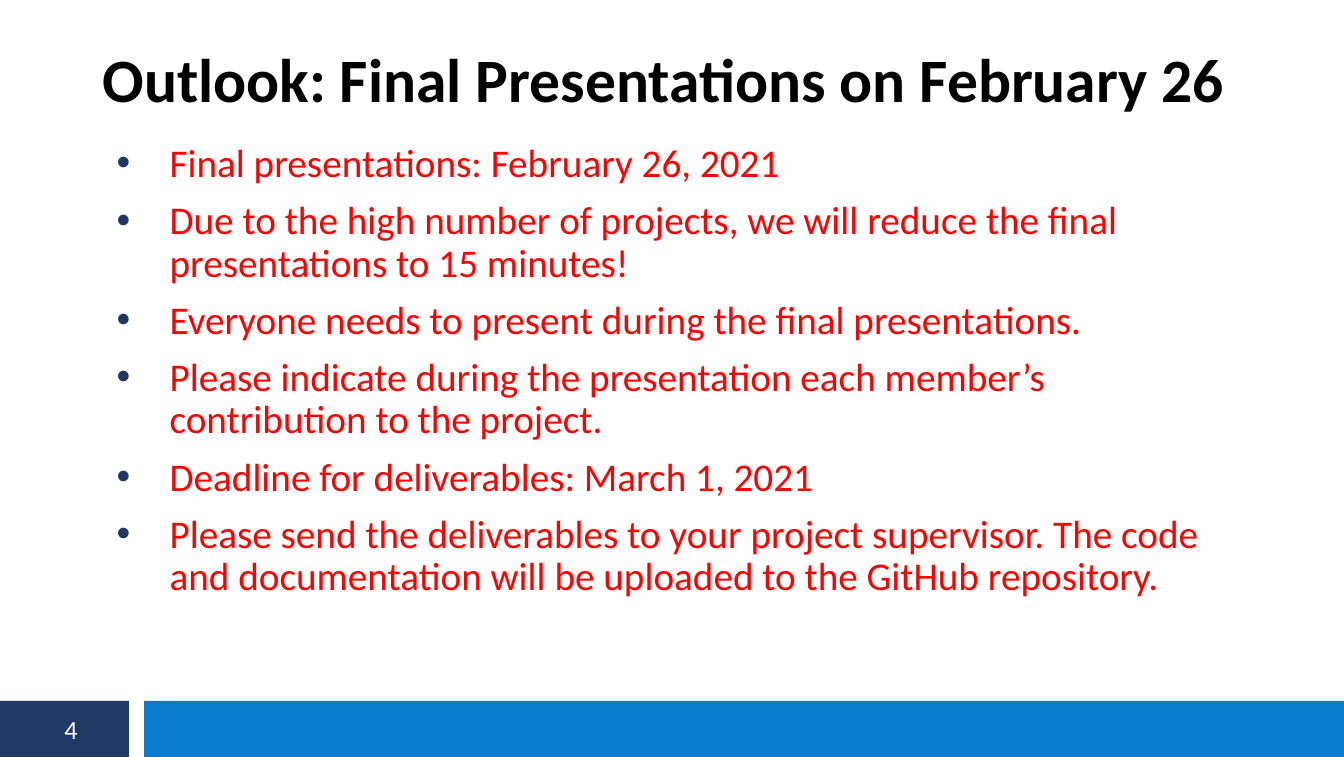
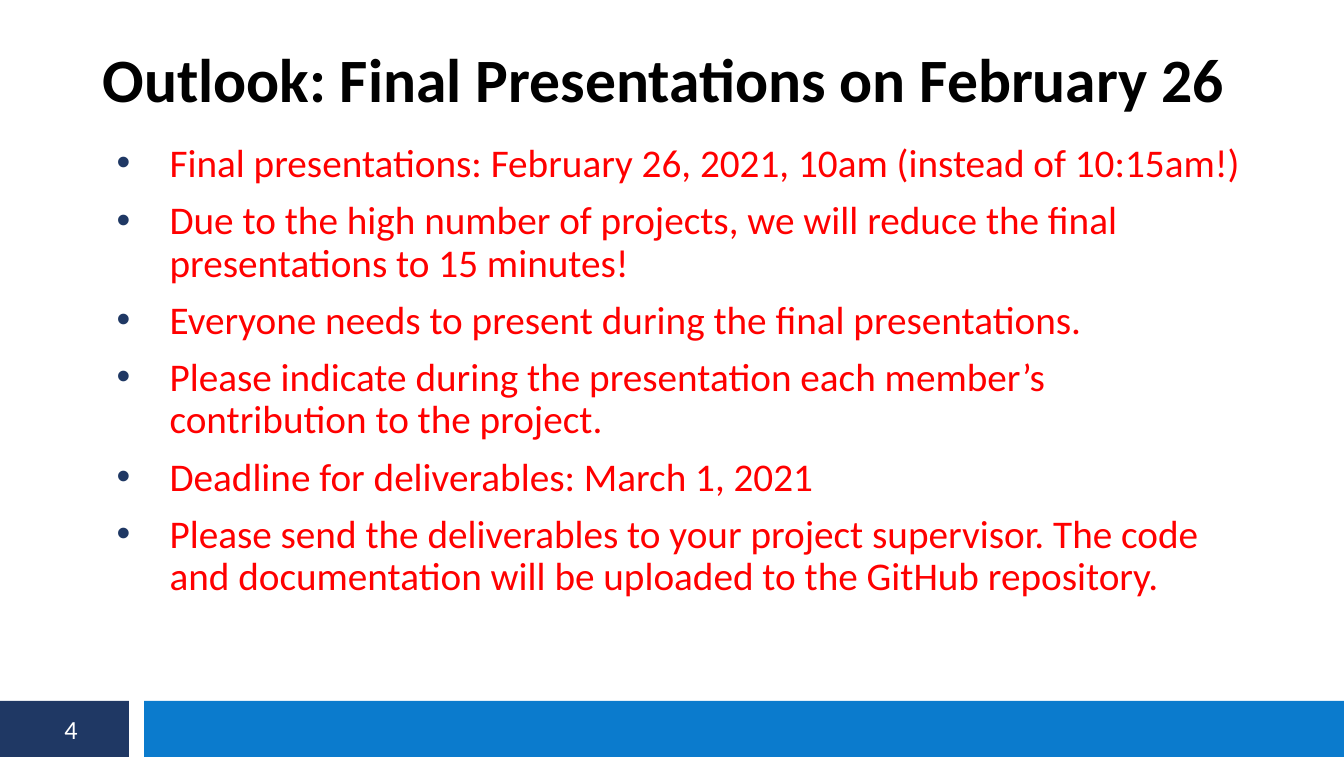
Before and after one commit to s6fikass/semanticweblab2020-2021, a slide deck: slide 4 of Lab Slides/04-Progress Update 2.pptx. Drawn at 1344x757 pixels with LibreOffice and Linux fonts; fonts in the diff are those of the drawing. Boxes give left, top, right and bottom in pixels: in the first picture for what was removed or moved away, otherwise in the second. Text is boxed around its words. In the diff, an @@ line names an element or a change of style, - is before the commit and + after.

```diff
--- a/Lab Slides/04-Progress Update 2.pptx
+++ b/Lab Slides/04-Progress Update 2.pptx
@@ text at box(170, 148, 1240, 184): text changed @@
-• Final presentations: February 26, 2021
+• Final presentations: February 26, 2021, 10am (instead of 10:15am!)
```
Also in this commit, not shown: 1 slide added, 1 other file.
